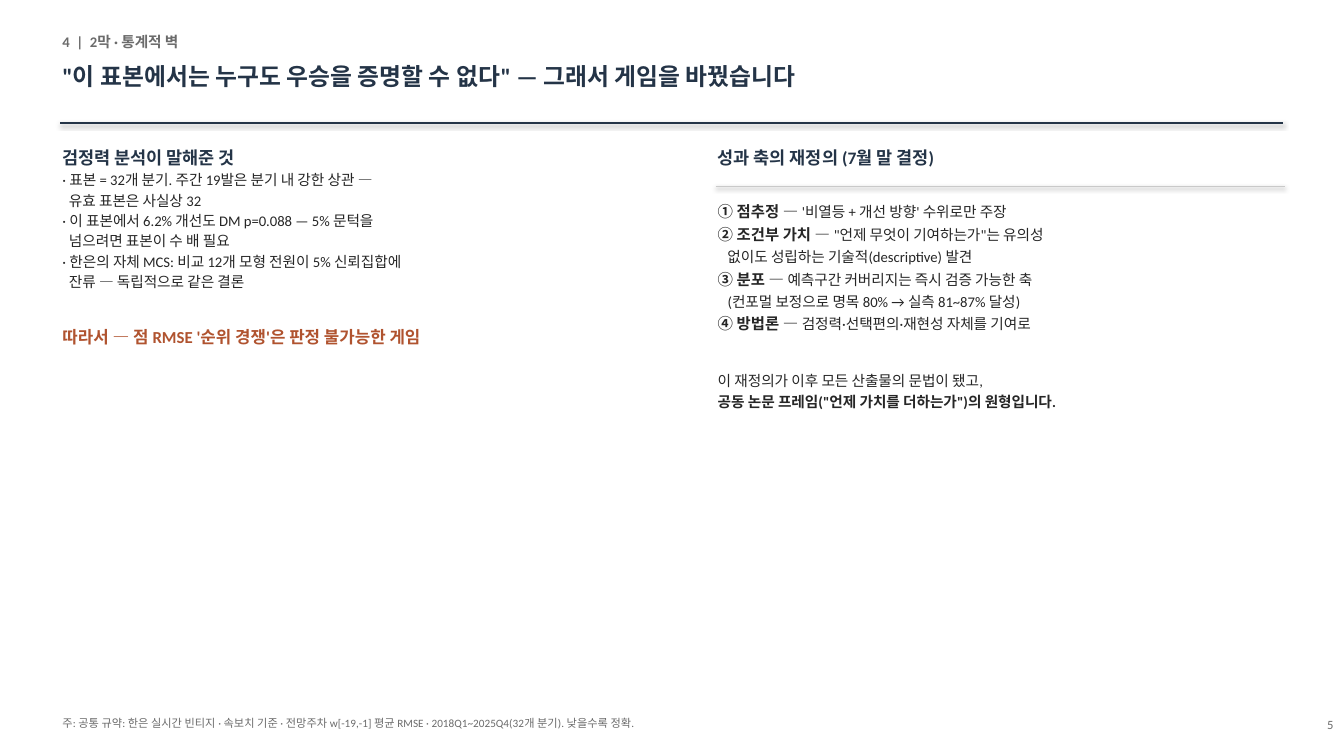
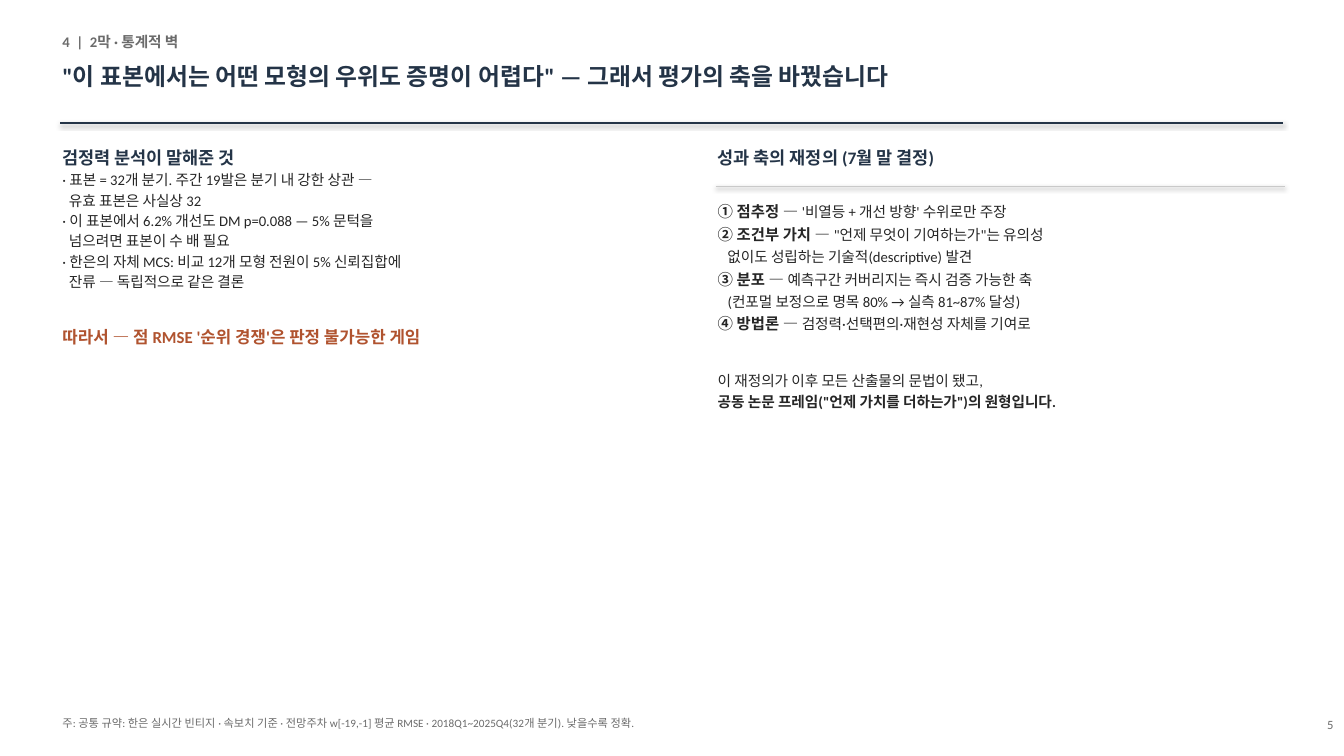
Before and after one commit to shezgone/bistro-lstm, a slide deck: slide 5 of docs/한은협업_여정보고_대표_2026-09-01.pptx. Drawn at 1344x756 pixels with LibreOffice and Linux fonts; fonts in the diff are those of the drawing. Boxes give left, top, right and bottom in pixels: in the first picture for what was removed or moved away, otherwise in the second. Text is boxed around its words. In the diff, an @@ line names an element or a change of style, - is before the commit and + after.

```diff
--- a/docs/한은협업_여정보고_대표_2026-09-01.pptx
+++ b/docs/한은협업_여정보고_대표_2026-09-01.pptx
@@ text at bbox=[62, 65, 889, 87]: text changed @@
-"이 표본에서는 누구도 우승을 증명할 수 없다" — 그래서 게임을 바꿨습니다
+"이 표본에서는 어떤 모형의 우위도 증명이 어렵다" — 그래서 평가의 축을 바꿨습니다
```
Also in this commit, not shown: 7 other slides changed, 1 other file.
